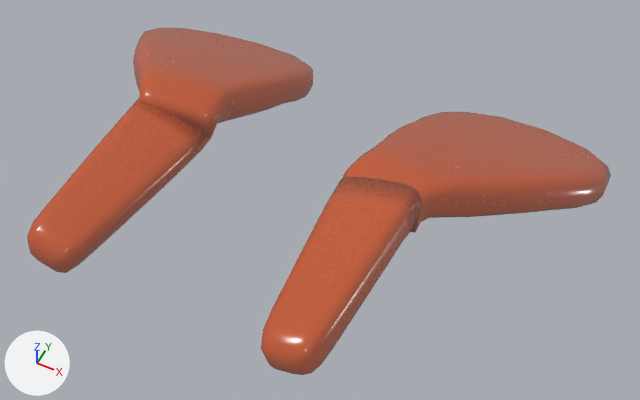
One commit to the glTF model week8/b_legs.glb: the scene before it, then after it.
Both versions are drawn from a camera (50 mm lens) standing at (0.341, 0.131, 0.72) and looking at (0.028, 0.757, -0.063). The axes (+X, +Y, +Z) are drawn at lower left. The lights are the same throughout. Where no turn or scale is listed for an object, it has been applied to the vertices.

Names of what the first picture shows: 'Legs'.
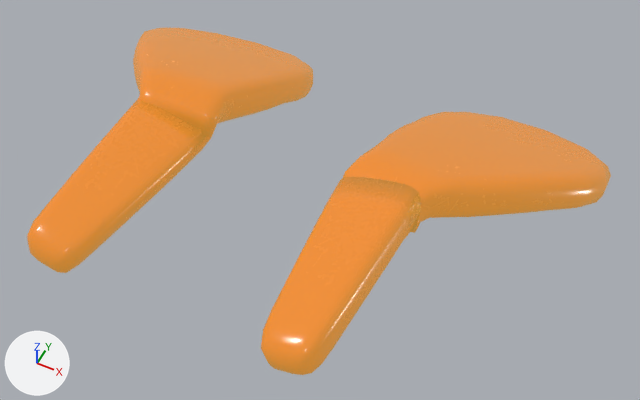
What differs and where, as boxes [x1, y1, x2, y2] in the pictures (640 x 400 px):
```json
{"object": "Legs", "change": "recoloured, surface changed", "before": [27, 28, 611, 375], "after": [27, 28, 611, 375]}
```

Edits to the scene script, one JSON object a line:
```json
{"block": "mat_penguin_mat", "where": "n0 = _N.new('ShaderNodeBsdfPrincipled'); n0.name = 'Principled BSDF'"}
{"op": "set", "path": "n0.inputs[28].default_value", "old": "0.0311", "new": "1.0", "note": "'Emission Strength'"}
{"op": "add", "block": "mat_penguin_mat", "code": "n0.inputs[27].default_value = (0.381, 0.195, 0.0257, 1.0)  # 'Emission Color', brown #a67a2c"}
```
